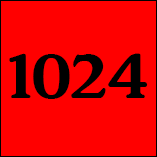
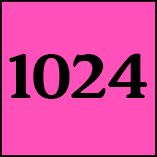
Before/after of a 157 × 157 layered artwork. What changed in the layer stack:
painted on "Layer 1" over [1, 1, 156, 156]
